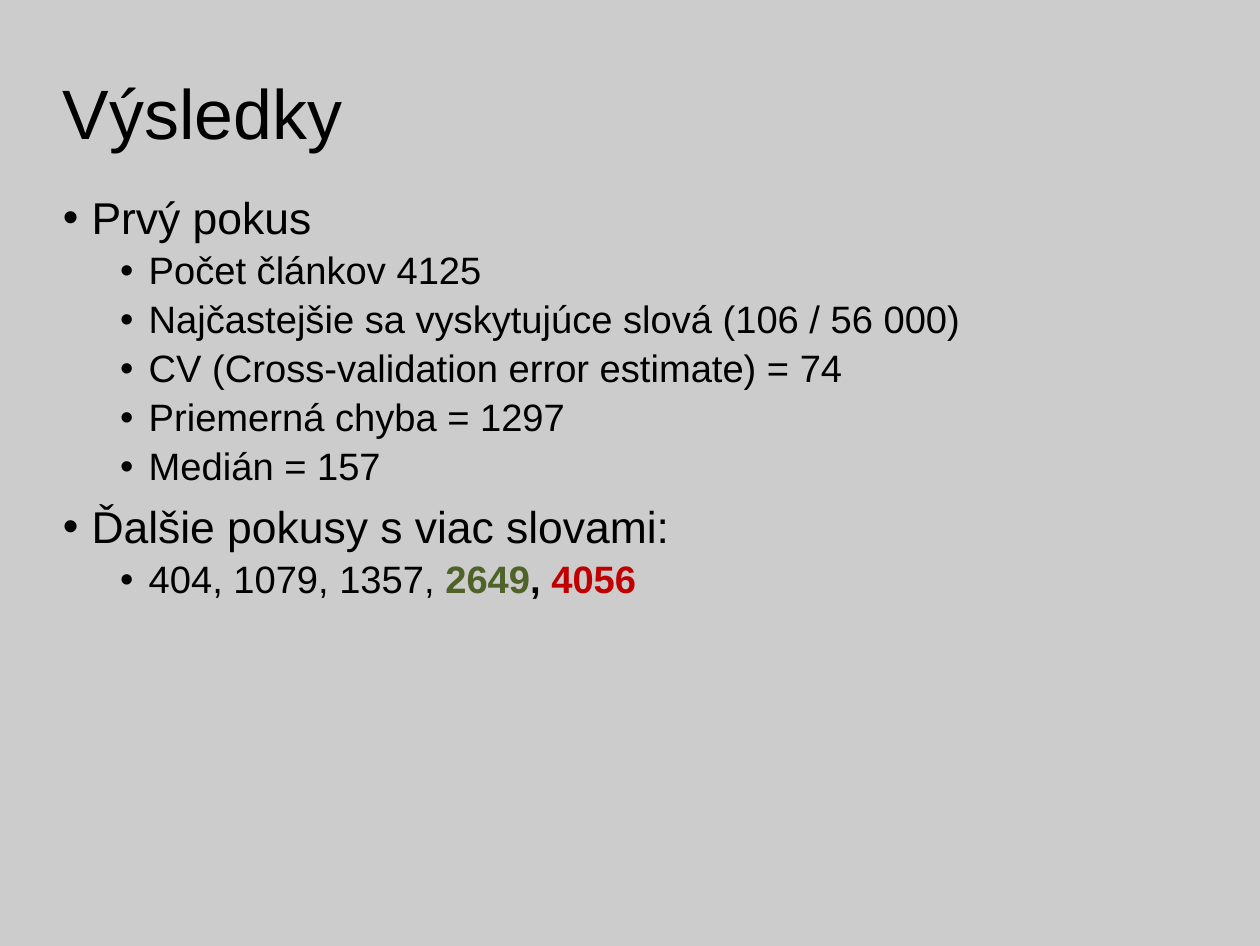
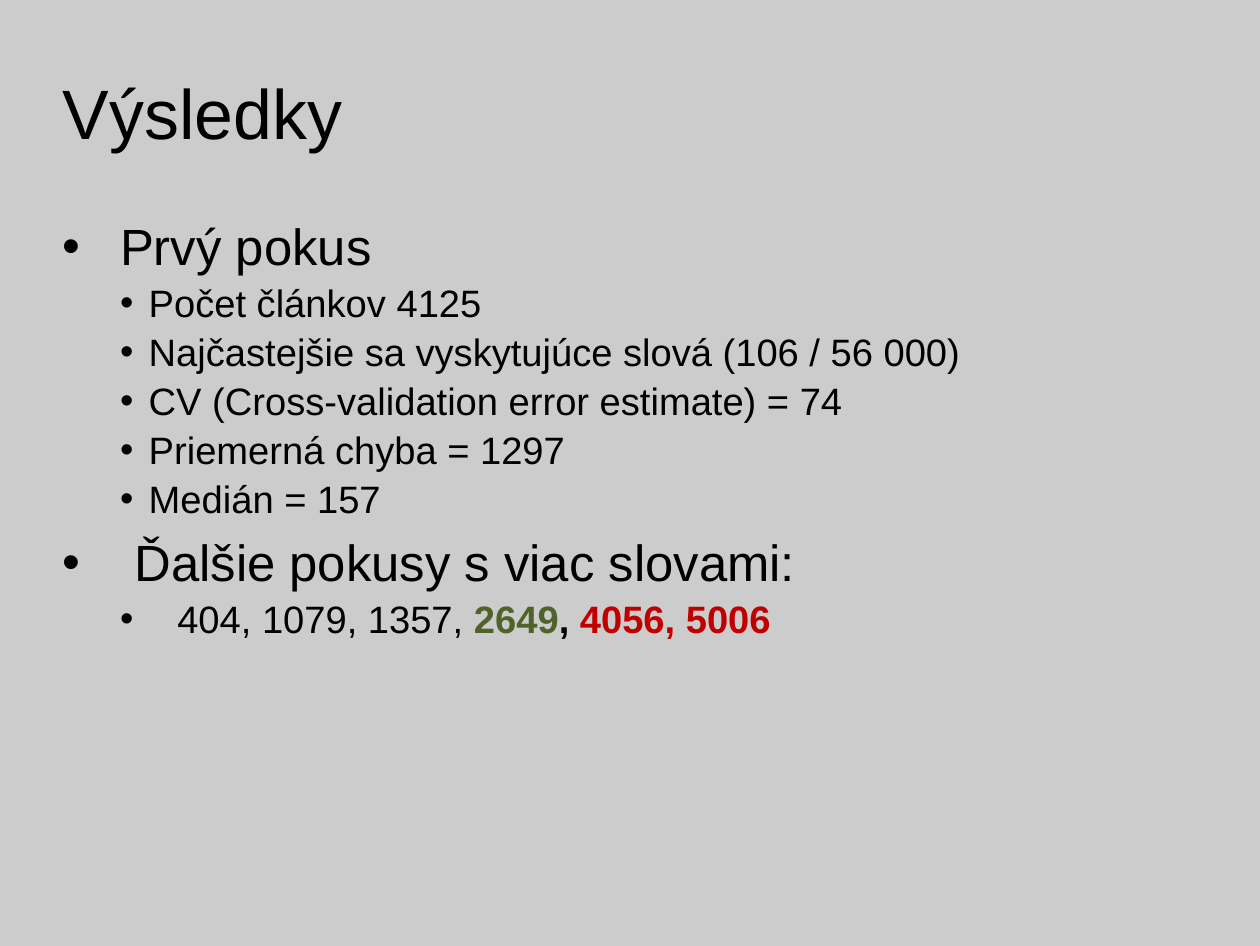
Before and after one commit to PeterUherek/objavovanie, a slide deck: slide 5 of prezentacia.pptx. Drawn at 1260x946 pixels with LibreOffice and Linux fonts; fonts in the diff are those of the drawing. Boxes give left, top, right and bottom in pixels: in the first picture for what was removed or moved away, otherwise in the second. Text is boxed around its words. In the diff, an @@ line names an element or a change of style, - is before the commit and + after.

```diff
--- a/prezentacia.pptx
+++ b/prezentacia.pptx
@@ text "Prvý pokus": place and size @@
-text "Prvý pokus" at [92,201,960,599]
+text "Prvý pokus" at [120,227,960,639]
@@ text at [120,227,795,592]: size 28 to 32 pt in "Prvý pokus", "Ďalšie pokusy s viac slovami:"; indent changed @@
@@ text at [177,606,771,639]: text changed @@
-  • 404, 1079, 1357, 2649, 4056
+    • 404, 1079, 1357, 2649, 4056, 5006
```
Also in this commit, not shown: 4 other slides changed, 2 other files.
